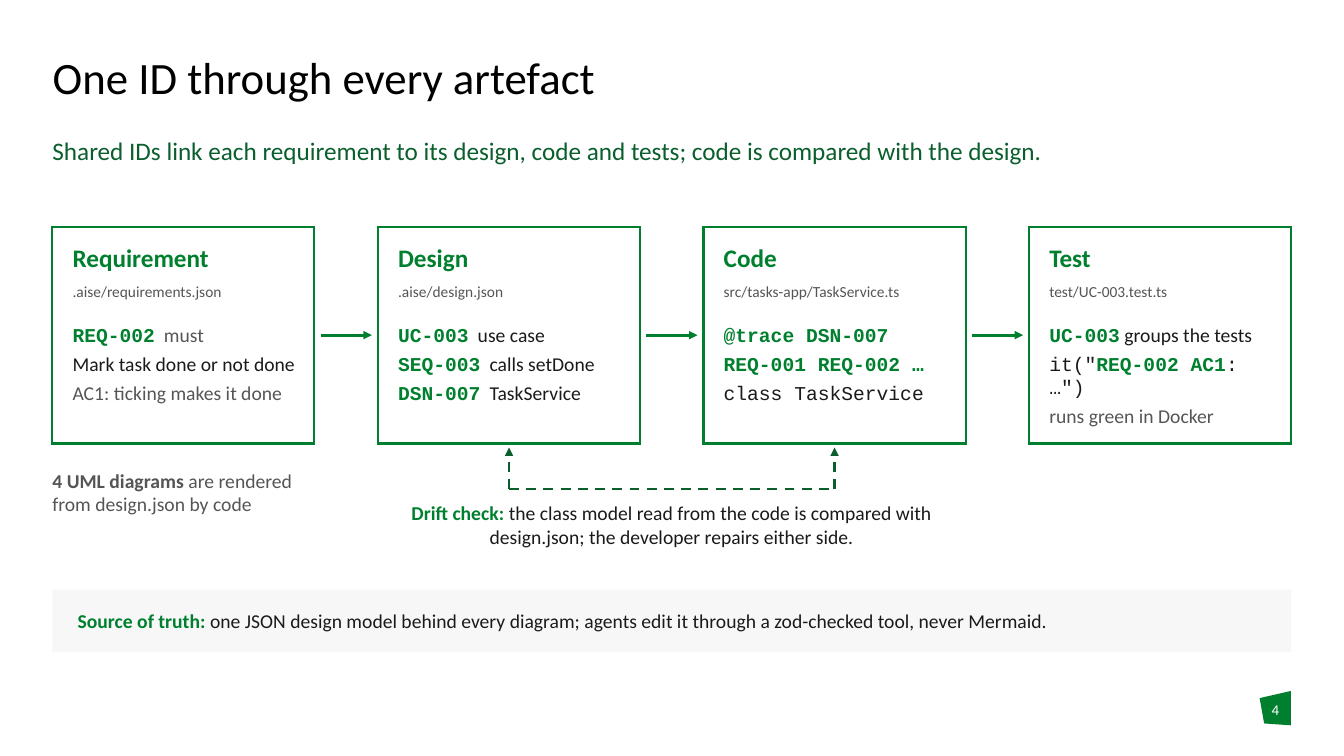
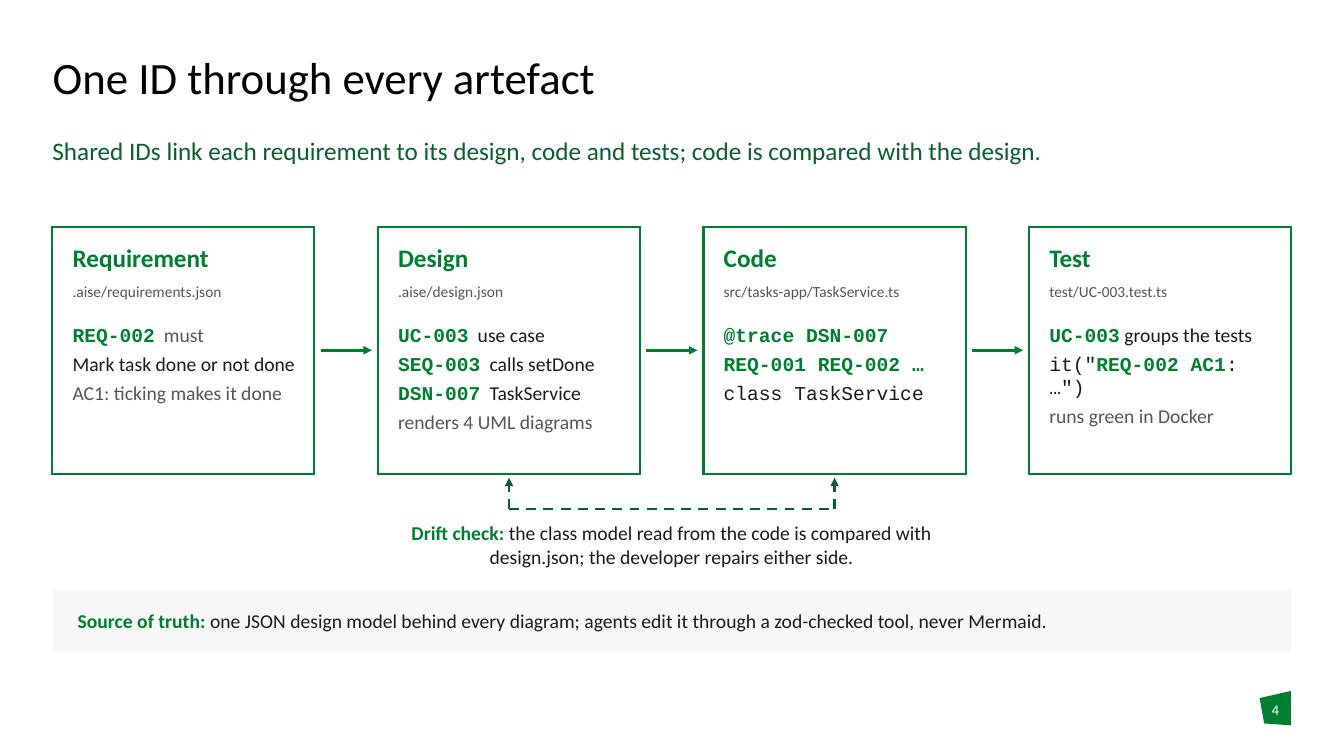
Before and after one commit to Benjam1nP/AISE, a slide deck: slide 4 of presentation/AISE-presentation.pptx. Drawn at 1344x756 pixels with LibreOffice and Linux fonts; fonts in the diff are those of the drawing; background and template pictures are left out. Boxes give left, top, right and bottom in pixels: in the first picture for what was removed or moved away, otherwise in the second. Text is boxed around its words. In the diff, an @@ line names an element or a change of style, - is before the commit and + after.

```diff
--- a/presentation/AISE-presentation.pptx
+++ b/presentation/AISE-presentation.pptx
@@ rectangle: place and size @@
-rectangle at bbox=[52, 227, 315, 444]
+rectangle at bbox=[52, 227, 315, 474]
@@ rectangle: place and size @@
-rectangle at bbox=[378, 227, 640, 444]
+rectangle at bbox=[378, 227, 640, 474]
@@ rectangle: place and size @@
-rectangle at bbox=[704, 227, 966, 444]
+rectangle at bbox=[704, 227, 966, 474]
@@ rectangle: place and size @@
-rectangle at bbox=[1029, 227, 1292, 444]
+rectangle at bbox=[1029, 227, 1292, 474]
@@ 3 arrows: place and size @@
-3 arrows at bbox=[321, 336, 1023, 336]
+3 arrows at bbox=[321, 351, 1023, 351]
@@ text at bbox=[398, 415, 593, 433]: paragraph added @@
+renders 4 UML diagrams
@@ text removed at bbox=[52, 474, 292, 515] @@
-4 UML diagrams are rendered from design.json by code
@@ arrow moved from (509, 489) - (509, 448) to (509, 509) - (509, 478) @@
@@ arrow moved from (835, 489) - (835, 448) to (835, 509) - (835, 478) @@
@@ line moved from (509, 489) - (835, 489) to (509, 509) - (835, 509) @@
@@ text "Drift check: the class model ...": place and size @@
-text "Drift check: the class model ..." at bbox=[411, 506, 931, 548]
+text "Drift check: the class model ..." at bbox=[411, 526, 931, 568]
```
Also in this commit, not shown: 1 other slide changed, 1 other file.
